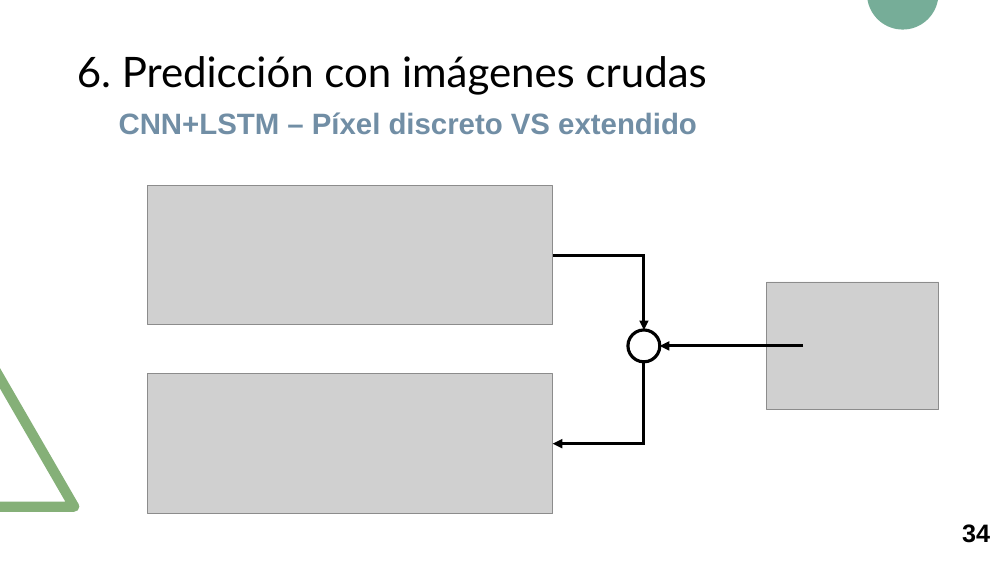
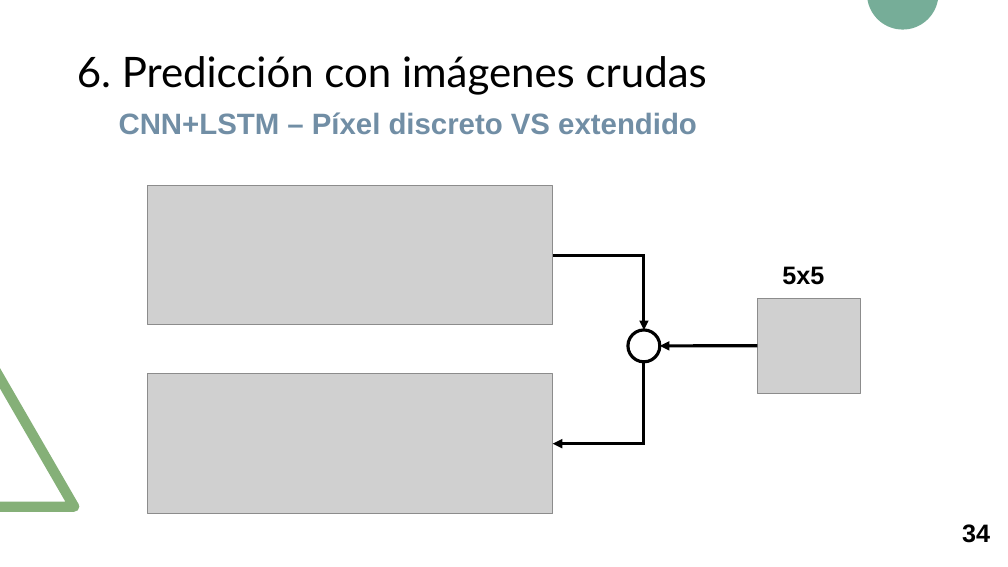
Before and after one commit to RoboticsLabURJC/2017-tfm-nuria-oyaga, a slide deck: slide 35 of Documentation/Presentacion-TFM/Presentacion-TFM.pptx. Drawn at 1008x567 pixels with LibreOffice and Linux fonts; fonts in the diff are those of the drawing; grey boxes stand for pictures; background and template pictures are left out. Boxes give left, top, right and bottom in pixels: in the first picture for what was removed or moved away, otherwise in the second. Text is boxed around its words. In the diff, an @@ line names an element or a change of style, - is before the commit and + after.

Commit message:
Presentation v.1

```diff
--- a/Documentation/Presentacion-TFM/Presentacion-TFM.pptx
+++ b/Documentation/Presentacion-TFM/Presentacion-TFM.pptx
@@ text added at [782, 266, 824, 285], 24 pt, text #000000, bold @@
+5x5
@@ picture: place and size @@
-picture at [767, 282, 938, 410]
+picture at [758, 299, 861, 393]
@@ arrow moved from (803, 346) - (660, 346) to (758, 346) - (660, 346) @@
```
Also in this commit, not shown: 1 other file.
